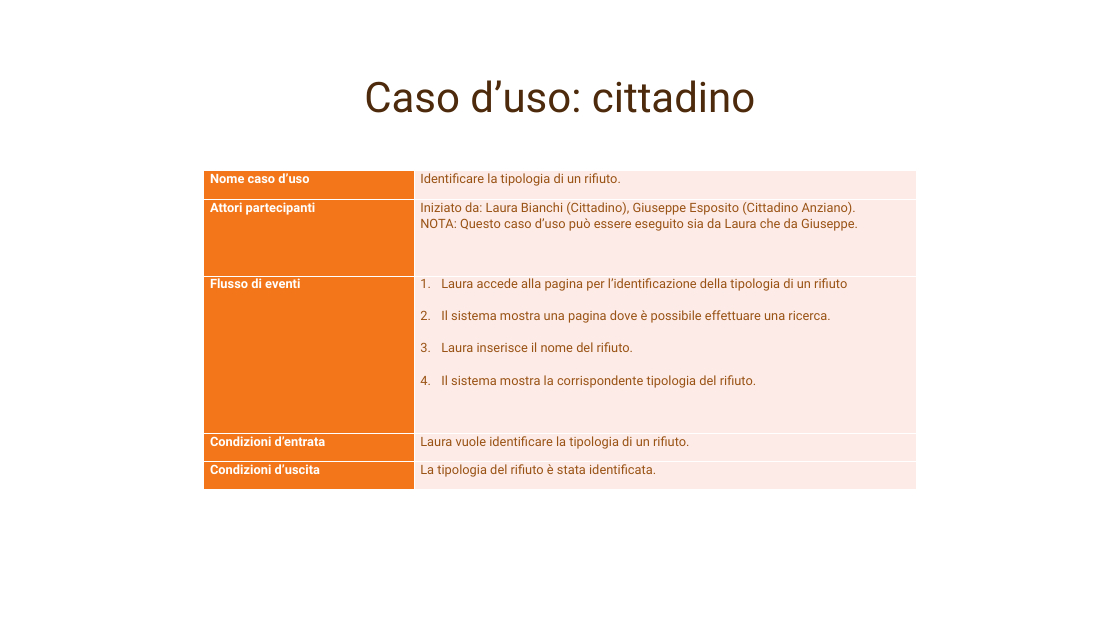
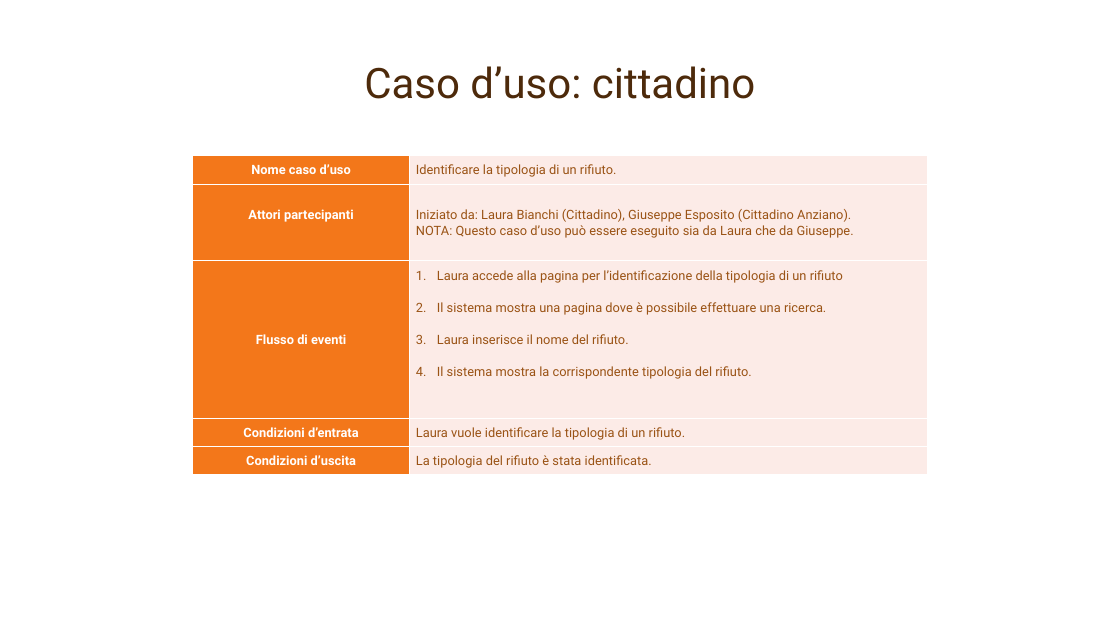
Before and after one commit to mcastellaneta/Recyclapp, a slide deck: slide 15 of Presentazione IUM/RecyclApp.pptx. Drawn at 1120x630 pixels with LibreOffice and Linux fonts; fonts in the diff are those of the drawing; background and template pictures are left out. Boxes give left, top, right and bottom in pixels: in the first picture for what was removed or moved away, otherwise in the second. Text is boxed around its words. In the diff, an @@ line names an element or a change of style, - is before the commit and + after.

```diff
--- a/Presentazione IUM/RecyclApp.pptx
+++ b/Presentazione IUM/RecyclApp.pptx
@@ title "Caso d’uso: cittadino": place and size @@
-title "Caso d’uso: cittadino" at (364, 80, 755, 113)
+title "Caso d’uso: cittadino" at (364, 66, 755, 99)
@@ table at (193, 155, 928, 475) @@
@@ alignment left to centre @@
@@ table: place and size @@
-table at (204, 171, 917, 497)
+table at (193, 155, 928, 475)
```
Also in this commit, not shown: 23 other slides changed.
